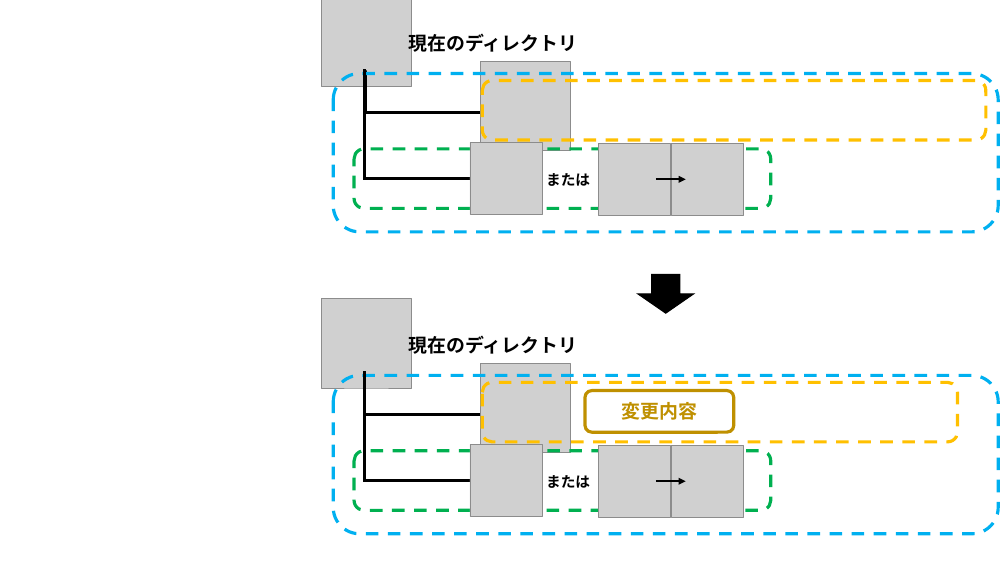
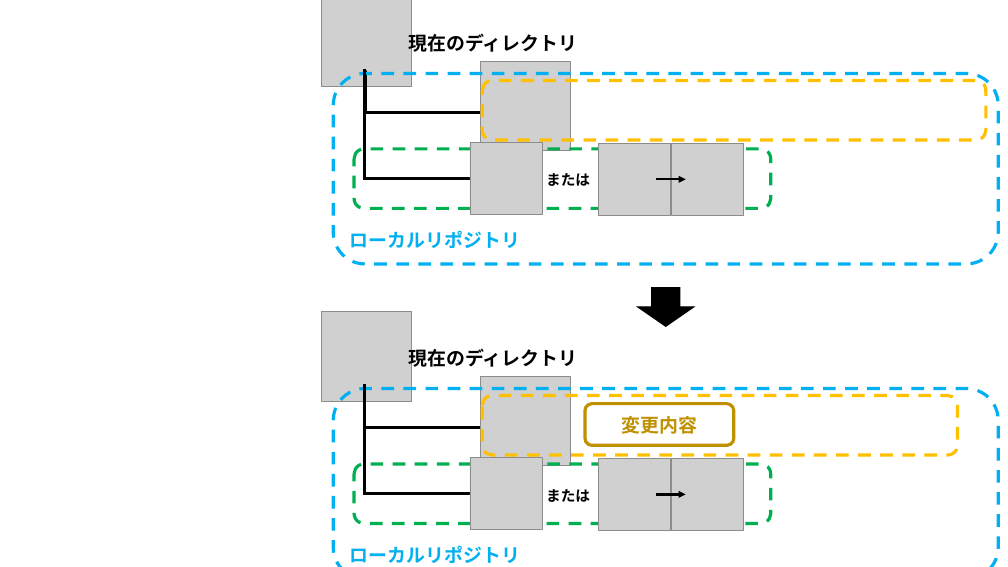
Before and after one commit to nishida2073/ai_navive, a slide deck: slide 29 of 01_テキスト/Git入門_図.pptx. Drawn at 1008x567 pixels with LibreOffice and Linux fonts; fonts in the diff are those of the drawing; grey boxes stand for pictures. Boxes give left, top, right and bottom in pixels: in the first picture for what was removed or moved away, otherwise in the second. Text is boxed around its words. In the diff, an @@ line names an element or a change of style, - is before the commit and + after.

```diff
--- a/01_テキスト/Git入門_図.pptx
+++ b/01_テキスト/Git入門_図.pptx
@@ rounded rectangle "ローカルリポジトリ": place and size @@
-rounded rectangle "ローカルリポジトリ" at [333,73,999,231]
+rounded rectangle "ローカルリポジトリ" at [333,73,999,264]
@@ text in rounded rectangle at [350,230,520,248]: text added @@
+ローカルリポジトリ
@@ rounded rectangle "ローカルリポジトリ": place and size @@
-rounded rectangle "ローカルリポジトリ" at [333,376,999,534]
+rounded rectangle "ローカルリポジトリ" at [333,389,999,567]
@@ 4 pictures, 2 rounded rectangles, 2 elbow lines, 1 text, 1 arrow, 1 right arrow: place and size @@
-4 pictures, 2 rounded rectangles, 2 elbow lines, 1 text, 1 arrow, 1 right arrow at [322,275,771,517]
+4 pictures, 2 rounded rectangles, 2 elbow lines, 1 text, 1 arrow, 1 right arrow at [322,288,771,530]
@@ 1 picture, 1 text, 1 rounded rectangle: place and size @@
-1 picture, 1 text, 1 rounded rectangle at [470,383,958,516]
+1 picture, 1 text, 1 rounded rectangle at [470,395,958,529]
@@ text in rounded rectangle at [350,545,520,563]: text added @@
+ローカルリポジトリ
```
Also in this commit, not shown: 10 other slides changed, 1 slide added, 1 other file.
